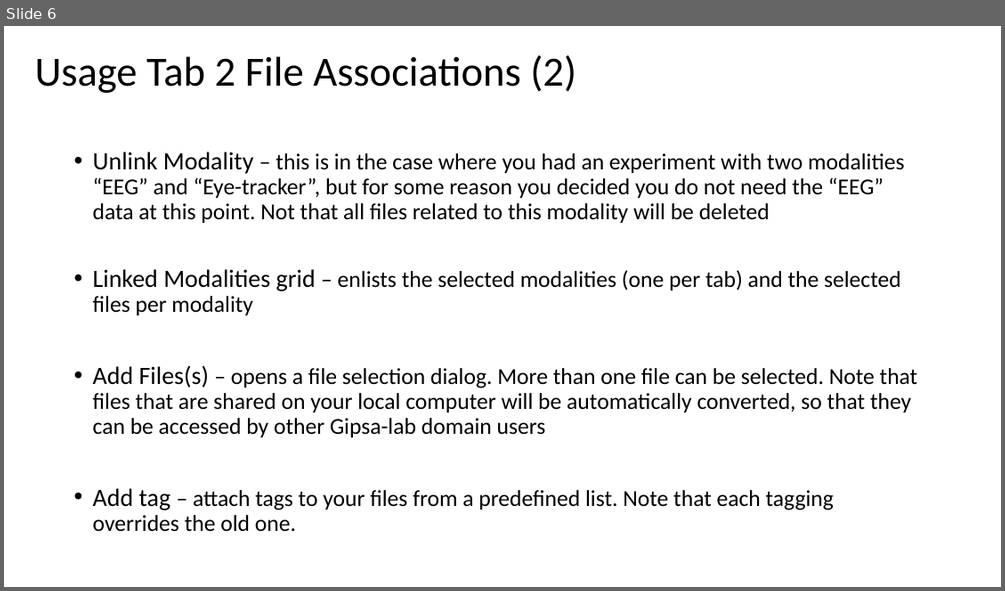
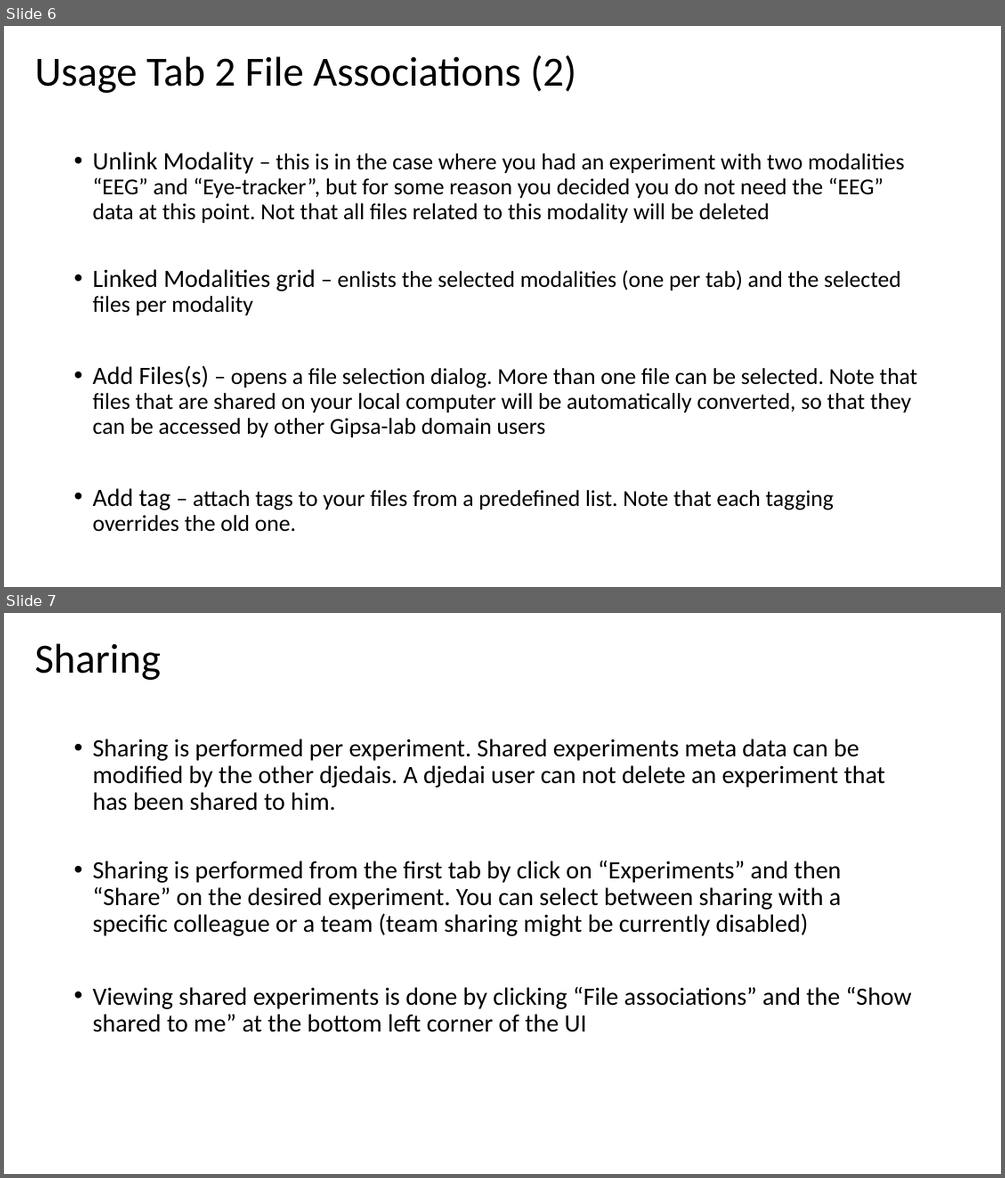
Before and after one commit to sssandyad/adastra, a slide deck: src_ebd_tool/docs/Help_djedai.pptx. Shown one above the other, each under a label of ours: slide 6 before the commit, slides 6 and 7 after it. The pictures are 1005x591 and 1005x1178 pixels, drawn with LibreOffice and Linux fonts; fonts in the diff are those of the drawing. Boxes give left, top, right and bottom in pixels: in the first picture for what was removed or moved away, otherwise in the second. Text is boxed around its words. In the diff, an @@ line names an element or a change of style, - is before the commit and + after.

```diff
--- a/src_ebd_tool/docs/Help_djedai.pptx
+++ b/src_ebd_tool/docs/Help_djedai.pptx
@@ slide 7 added at box(4, 613, 1001, 1174), background #FFFFFF @@
@@ text added at box(35, 643, 162, 680), 40 pt, text #000000 @@
+Sharing
@@ text added at box(93, 738, 912, 1032), 24 pt, text #000000 @@
+• Sharing is performed per experiment. Shared experiments meta data can be modified by the other djedais. A djedai user can not delete an experiment that has been shared to him.
+• Sharing is performed from the first tab by click on “Experiments” and then “Share” on the desired experiment. You can select between sharing with a specific colleague or a team (team sharing might be currently disabled)
+• Viewing shared experiments is done by clicking “File associations” and the “Show shared to me” at the bottom left corner of the UI
```
Also in this commit, not shown: 3 slides changed.
